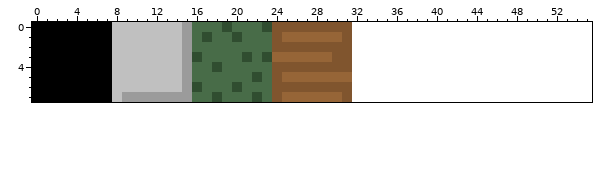
Pixel-art sprite, stored at test/assets/tiles.png. Above is the file before it was changed.
The file is 32x8 pixels. The old version is drawn lined up with the new one, on the new canvas.
Once edited:
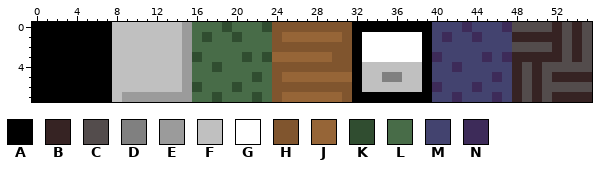
Palette (. is transparent): A #000000  B #362323  C #534c4c  D #808080  E #9b9b9b  F #c0c0c0  G #ffffff  H #80552e  J #966537  K #304d30  L #486c48  M #43436f  N #3d2b59
Difference:
{"change": "canvas 32x8 -> 56x8"}
{"y":0,"x":32,"old":"........................","new":"AAAAAAAAMMMNMMMNCCCCBCBC"}
{"y":1,"x":32,"old":"........................","new":"AGGGGGGAMNMMNMMMBBBBBCBC"}
{"y":2,"x":32,"old":"........................","new":"AGGGGGGAMMMMMMMMCCCCBCBC"}
{"y":3,"x":32,"old":"........................","new":"AGGGGGGANMMMMNMNBBBBBCBC"}
{"y":4,"x":32,"old":"........................","new":"AFFFFFFAMMNMMMMMBCBCCCCC"}
{"y":5,"x":32,"old":"........................","new":"AFFDDFFAMMMMMMNMBCBCBBBB"}
{"y":6,"x":32,"old":"........................","new":"AFFFFFFANMMMNMMMBCBCCCCC"}
{"y":7,"x":32,"old":"........................","new":"AAAAAAAAMMNMMMNMBCBCBBBB"}
{"label":"added","picture_box":[352,22,592,102]}
